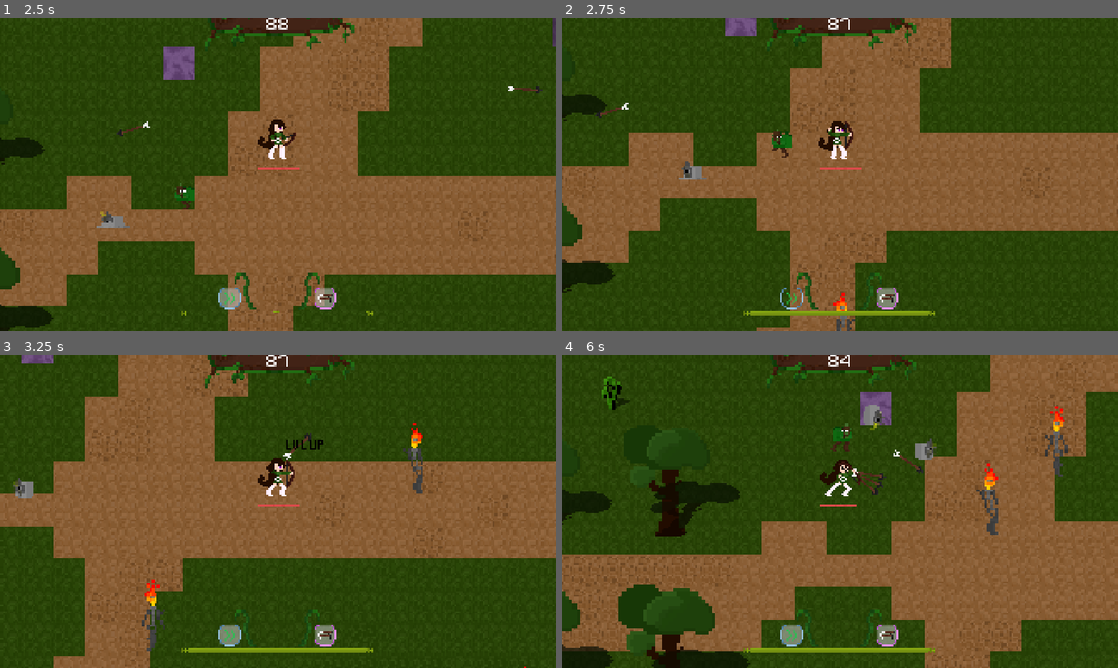
Above: before the commit, frames 1-4 (two rows, left to right).
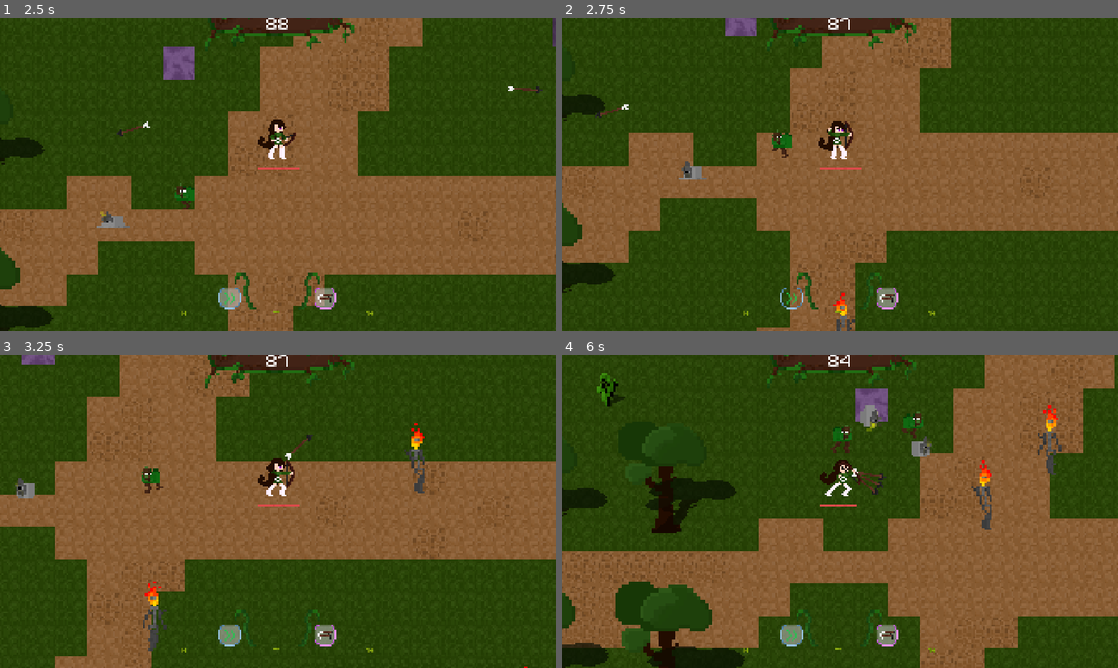
Above: after the commit, the same moments.

Repository: VentsislavPeev/gamejam-2026
Game: Godot game, scene res://src/ui/main_menu.tscn
The game is run twice, just before and just after one commit, with the same random seed, the same clock (stepped at 60 frames per second) and the same inputs.
Inputs (mouse positions are in pixels of both pictures, inside the frame that each line leads up to):
- Up to frame 1 (2.5 s): click "START" at 0.5 s; move the mouse to (400, 158) at 1.27 s; hold D (move_right) 1.28-2.03 s; right-click (400, 158) at 1.35 s; click (400, 158) at 1.42 s; tap Space (shoot) at 1.55, 2.1 s; move the mouse to (166, 190) at 2.02 s; hold S (move_down) from 2.03 s (still down); click (166, 190) at 2.17 s; right-click (166, 190) at 2.3 s
- Up to frame 2 (2.75 s): keep holding S (move_down)
- Up to frame 3 (3.25 s): move the mouse to (333, 442) at 2.77 s; release S (move_down) at 2.78 s; hold D (move_right) from 2.78 s (still down); right-click (333, 442) at 2.85 s; click (333, 442) at 2.92 s; tap Space (shoot) at 3.05 s
- Up to frame 4 (6 s): move the mouse to (812, 574) at 3.52 s; release D (move_right) at 3.53 s; hold W (move_up) 3.53-4.28 s; tap Space (shoot) at 3.6, 4.55, 5.1 s; click (812, 574) at 3.67 s; right-click (812, 574) at 3.8 s; move the mouse to (1006, 558) at 4.27 s; hold A (move_left) 4.28-5.78 s; right-click (1006, 558) at 4.35 s; click (1006, 558) at 4.42 s; move the mouse to (673, 464) at 5.02 s; click (673, 464) at 5.17 s; right-click (673, 464) at 5.3 s; move the mouse to (867, 511) at 5.77 s; hold S (move_down) from 5.78 s (still down); right-click (867, 511) at 5.85 s; click (867, 511) at 5.92 s

Frame 1 is identical in both runs. In frame 2, 0.7% of the frame differs, in the area x 0-100%, y 8-98%; in frame 3, 2.6%; in frame 4, 8.6%, in the area x 0-100%, y 0-100%.
Error after the commit: Attempt to call function 'play' in base 'null instance' on a null instance. (res://src/actors/enemy.gd:70)

Commit message:
everything

Diff:
--- a/src/actors/enemy.gd
+++ b/src/actors/enemy.gd
@@ -44,7 +44,6 @@
 	if dot_active:
 		return
 	dot_active = true
-	arrow_hit_sound.play()
 	burning_enemy_sound.play()
 	await get_tree().create_timer(0.1).timeout
 	print('Burnt')
@@ -68,6 +67,7 @@
 
 func take_dmg(amount: int = 1):
 	health -= amount
+	arrow_hit_sound.play()
 	if health <= 0:
 		die()
 
--- a/src/actors/enemy.tscn
+++ b/src/actors/enemy.tscn
@@ -175,8 +175,8 @@
 
 [sub_resource type="AudioStreamRandomizer" id="AudioStreamRandomizer_a6t83"]
 streams_count = 3
-stream_0/stream = ExtResource("11_7ed8l")
-stream_1/stream = ExtResource("12_4tn5t")
+stream_0/stream = ExtResource("12_4tn5t")
+stream_1/stream = ExtResource("11_7ed8l")
 stream_2/stream = ExtResource("13_fj5g8")
 
 [node name="CharacterBody2D" type="CharacterBody2D" unique_id=1077009339 groups=["enemies"]]
@@ -206,8 +206,8 @@
 
 [node name="BurnEnemy" type="AudioStreamPlayer" parent="AnimatedSprite2D" unique_id=612284900]
 stream = SubResource("AudioStreamRandomizer_4tn5t")
-volume_db = -10.0
+volume_db = 24.0
 
 [node name="ArrowNormalHit" type="AudioStreamPlayer" parent="AnimatedSprite2D" unique_id=646654026]
 stream = SubResource("AudioStreamRandomizer_a6t83")
-volume_db = -10.0
+volume_db = 24.0
--- a/src/actors/item.gd
+++ b/src/actors/item.gd
@@ -8,6 +8,8 @@
 var mask_lightning = preload("res://assets/sprites/lightning_mask_mini.png")
 var textures = [mask_earth, mask_fire, mask_lightning]
 
+@onready var mask_pickup_sound = $MaskPickUp
+
 func _ready():
 	$Sprite2D.texture = textures[item_type]
 
@@ -15,8 +17,10 @@
 func _on_body_entered(body):
 	if item_type == 0 && body.has_method("on_item_pickup"):
 		body.on_item_pickup(0)
+
 	elif item_type == 1 && body.has_method("on_item_pickup"):
 		body.on_item_pickup(1)
 	elif item_type == 2 && body.has_method("on_item_pickup"):
 		body.on_item_pickup(2)
+	mask_pickup_sound.play()
 	queue_free()
--- a/src/actors/item.tscn
+++ b/src/actors/item.tscn
@@ -1,6 +1,7 @@
 [gd_scene format=3 uid="uid://454uqca11mer"]
 
 [ext_resource type="Script" uid="uid://cptoo6cjyw0t1" path="res://src/actors/item.gd" id="1_672s0"]
+[ext_resource type="AudioStream" uid="uid://dtf27yax1eoiv" path="res://audio/sfx/mask_pickup.wav" id="2_vjtjh"]
 
 [sub_resource type="CircleShape2D" id="CircleShape2D_ll3t4"]
 radius = 29.068884
@@ -14,4 +15,7 @@
 [node name="CollisionShape2D" type="CollisionShape2D" parent="." unique_id=182161759]
 shape = SubResource("CircleShape2D_ll3t4")
 
+[node name="MaskPickUp" type="AudioStreamPlayer" parent="." unique_id=1394792149]
+stream = ExtResource("2_vjtjh")
+
 [connection signal="body_entered" from="." to="." method="_on_body_entered"]
--- a/src/actors/player.gd
+++ b/src/actors/player.gd
@@ -10,6 +10,12 @@
 @onready var animated_sprite = $AnimatedSprite2D
 @onready var lvlup_animation = $lvlup
 @onready var weapon_timer = $Weapon/Timer
+
+@onready var dash_sound = $DashSound
+@onready var player_death_sound = $PlayerDeath
+@onready var player_hurt_sound = $PlayerHurt
+@onready var player_shoot_sound = $CharShoot
+
 @onready var hp_bar = $Camera2D/HUD/TextureProgressBar
 @export var health = 100.0 # Make sure this is a float for delta math
 @export var max_health = 100
@@ -84,13 +90,16 @@
 		hp_bar.value = health
 
 	if health <= 0.0:
+		#player_death_sound.play()
 		die()
 	if is_dead:
 		return
 	if can_hurt_animation:
+		#player_hurt_sound.play()
 		animated_sprite.play('hurt')
 		await animated_sprite.animation_finished
 		animated_sprite.play('shoot')
+		player_shoot_sound.play()
 		can_hurt_animation = false
 		can_hurt_animation = true
 
@@ -102,13 +111,21 @@
 	animated_sprite.play('die')
 	await animated_sprite.animation_finished
 	print("Animation finished!")   # <--- And this
+	#add die sound
+	#player_death_sound.play()
+	#await sound
 	game.game_over()
 
 
 func perform_dash(dash_direction: Vector2):
 	dashed.emit(dash_cooldown)
 	$HurtBox/CollisionShape2D.disabled = true;
+	#add dash sound
 	animated_sprite.play('dash')
+	#await animated_sprite.animation_finished
+	dash_sound.play()
+
+
 	is_dashing = true
 	can_dash = false
 
@@ -116,6 +133,7 @@
 
 	await get_tree().create_timer(dash_duration).timeout
 	animated_sprite.play('shoot')
+	player_shoot_sound.play()
 	is_dashing = false
 	$HurtBox/CollisionShape2D.disabled = false;
 	await get_tree().create_timer(dash_cooldown).timeout
--- a/src/actors/player.tscn
+++ b/src/actors/player.tscn
@@ -7,8 +7,14 @@
 [ext_resource type="PackedScene" uid="uid://bbo7hwjyvwya4" path="res://src/actors/weapon.tscn" id="3_foe4e"]
 [ext_resource type="Texture2D" uid="uid://c1kb2ai07fw5x" path="res://assets/sprites/mc_hurt_anim.png" id="3_l3h4q"]
 [ext_resource type="Texture2D" uid="uid://bhknlwd6cl13n" path="res://assets/sprites/mc_death_anim.png" id="3_urqtb"]
-[ext_resource type="PackedScene" uid="uid://de28liwa3olvy" path="res://assets/themes/hud.tscn" id="6_1e0ww"]
+[ext_resource type="PackedScene" path="res://assets/themes/hud.tscn" id="6_1e0ww"]
 [ext_resource type="Texture2D" uid="uid://dwx2gmiuvtj4t" path="res://assets/sprites/lvlup.png" id="7_d8py6"]
+[ext_resource type="AudioStream" uid="uid://jacosxfha2gp" path="res://audio/sfx/player_dash.wav" id="10_olup0"]
+[ext_resource type="AudioStream" uid="uid://ctj387lwpaxdl" path="res://audio/sfx/player_death.wav" id="11_l81xe"]
+[ext_resource type="AudioStream" uid="uid://bhq06t8xnqq22" path="res://audio/sfx/player_damaged_1.wav" id="12_ayell"]
+[ext_resource type="AudioStream" uid="uid://cburvvymj3ybk" path="res://audio/sfx/player_damaged_2.wav" id="13_md4e6"]
+[ext_resource type="AudioStream" uid="uid://bthupye2icx61" path="res://audio/sfx/player_damaged_3.wav" id="14_2bg44"]
+[ext_resource type="AudioStream" uid="uid://btj660njucrjp" path="res://audio/sfx/char_shoot_basic.wav" id="15_l81xe"]
 
 [sub_resource type="AtlasTexture" id="AtlasTexture_olup0"]
 atlas = ExtResource("2_1oxso")
@@ -380,54 +386,11 @@
 "speed": 10.0
 }]
 
-[sub_resource type="AtlasTexture" id="AtlasTexture_bcejv"]
-atlas = ExtResource("7_d8py6")
-region = Rect2(0, 0, 20, 20)
-
-[sub_resource type="AtlasTexture" id="AtlasTexture_owrex"]
-atlas = ExtResource("7_d8py6")
-region = Rect2(0, 20, 20, 20)
-
-[sub_resource type="AtlasTexture" id="AtlasTexture_u5m0r"]
-atlas = ExtResource("7_d8py6")
-region = Rect2(0, 40, 20, 20)
-
-[sub_resource type="AtlasTexture" id="AtlasTexture_2d042"]
-atlas = ExtResource("7_d8py6")
-region = Rect2(0, 60, 20, 20)
-
-[sub_resource type="AtlasTexture" id="AtlasTexture_bixb0"]
-atlas = ExtResource("7_d8py6")
-region = Rect2(0, 80, 20, 20)
-
-[sub_resource type="SpriteFrames" id="SpriteFrames_u666v"]
-animations = [{
-"frames": [{
-"duration": 1.0,
-"texture": null
-}, {
-"duration": 1.0,
-"texture": SubResource("AtlasTexture_bcejv")
-}, {
-"duration": 1.0,
-"texture": SubResource("AtlasTexture_owrex")
-}, {
-"duration": 1.0,
-"texture": SubResource("AtlasTexture_u5m0r")
-}, {
-"duration": 1.0,
-"texture": SubResource("AtlasTexture_2d042")
-}, {
-"duration": 1.0,
-"texture": SubResource("AtlasTexture_bixb0")
-}, {
-"duration": 1.0,
-"texture": null
-}],
-"loop": false,
-"name": &"default",
-"speed": 10.0
-}]
+[sub_resource type="AudioStreamRandomizer" id="AudioStreamRandomizer_ggk0d"]
+streams_count = 3
+stream_0/stream = ExtResource("12_ayell")
+stream_1/stream = ExtResource("13_md4e6")
+stream_2/stream = ExtResource("14_2bg44")
 
 [node name="Player" type="CharacterBody2D" unique_id=700692499 groups=["player"]]
 z_index = 1
@@ -439,7 +402,7 @@
 position = Vector2(0.9999924, -68)
 scale = Vector2(5.840909, 5.840909)
 sprite_frames = SubResource("SpriteFrames_l3h4q")
-animation = &"die"
+animation = &"shoot"
 autoplay = "shoot"
 
 [node name="Camera2D" type="Camera2D" parent="." unique_id=470462921]
@@ -494,5 +457,19 @@
 
 [node name="Dash" type="Timer" parent="." unique_id=184134296]
 
+[node name="DashSound" type="AudioStreamPlayer" parent="." unique_id=1858539170]
+stream = ExtResource("10_olup0")
+
+[node name="PlayerDeath" type="AudioStreamPlayer" parent="." unique_id=1121756501]
+stream = ExtResource("11_l81xe")
+
+[node name="PlayerHurt" type="AudioStreamPlayer" parent="." unique_id=1544913687]
+stream = SubResource("AudioStreamRandomizer_ggk0d")
+volume_db = -10.0
+
+[node name="CharShoot" type="AudioStreamPlayer" parent="." unique_id=114403673]
+stream = ExtResource("15_l81xe")
+volume_db = -10.0
+
 [connection signal="timeout" from="ItemDuration" to="." method="_on_timer_timeout"]
 [connection signal="timeout" from="ItemDuration2" to="." method="_on_item_duration_2_timeout"]
--- a/src/actors/weapon.gd
+++ b/src/actors/weapon.gd
@@ -1,6 +1,6 @@
 extends Area2D
 signal triple_shot_signal(triple)
-@onready var shooting = $CharShoot
+@onready var shooting_sound = $CharShoot
 
 const PROJECTILE = preload("res://src/actors/projectile.tscn")
 
@@ -15,7 +15,7 @@
 			$TripleShotTimer.start() # Restart cooldown
 
 func shoot():
-	shooting.play()
+	shooting_sound.play()
 	var new_projectile = PROJECTILE.instantiate()
 	new_projectile.global_position = %ShootingPoint.global_position
 	new_projectile.global_rotation = %ShootingPoint.global_rotation
@@ -23,7 +23,7 @@
 
 func shoot_spread():
 	triple_shot_signal.emit(2)
-	shooting.play()
+	shooting_sound.play()
 	triple_shot_signal.emit()
 	# The angles for the 3 shots (Left, Center, Right)
 	var angles_deg = [-15, 0, 15]
--- a/src/ui/ui.tscn
+++ b/src/ui/ui.tscn
@@ -99,7 +99,7 @@
 theme_override_colors/font_color = Color(0, 0, 0, 1)
 theme_override_fonts/font = ExtResource("1_jlntk")
 theme_override_font_sizes/font_size = 64
-text = "YOU LOST!"
+text = "GAME OVER"
 horizontal_alignment = 1
 vertical_alignment = 1
 autowrap_mode = 2
Not shown, added: audio/sfx/mask_drop.wav.import
Not shown, added: audio/sfx/mask_hum.wav.import
Not shown, added: audio/sfx/mask_pickup.wav.import
Not shown, added: audio/sfx/player_damaged_1.wav.import
Not shown, added: audio/sfx/player_damaged_2.wav.import
Not shown, added: audio/sfx/player_damaged_3.wav.import
Not shown, added: audio/sfx/player_dash.wav.import
Not shown, added: audio/sfx/player_death.wav.import
Not shown, added: audio/sfx/ui_button_pause_menu.wav.import
Not shown, added: audio/sfx/ui_button_start.wav.import
Not shown: 1 places in src/levels/survivor_game.tscn that only renumber resources
Not shown, added: audio/sfx/mask_drop.wav
(and 9 more such lines)
